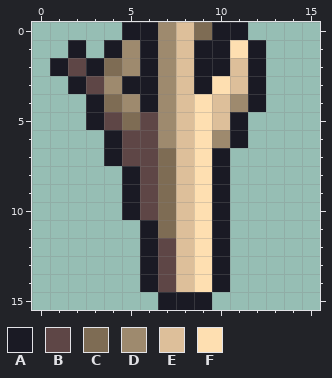
Edited in one commit: pixel-art file (Seokbinggo_Client/Assets/Art/Decorations/tree_0.aseprite). Above is the file before it was changed.
16x16 pixels, 1 frame.
Palette (. is transparent): A #1a1a24  B #5e4646  C #7e6c54  D #9e8a6e  E #ddbf9a  F #fedfb1
Pixels before, first column x 1:
 0 ....AADECAA.
 1 .A.ADADEAAFA
 2 ABACDADEAAEA
 3 .ABDAADEAFEA
 4 ..ACDADEFEDA
 5 ..ABCBDEFEA.
 6 ...ABBDEFDA.
 7 ...ABBCEFA..
 8 ....ABCEFA..
 9 ....ABCEFA..
10 ....ABCEFA..
11 .....ACEFA..
12 .....ABEFA..
13 .....ABEFA..
14 .....ABEFA..
15 ......AAA...
New version:
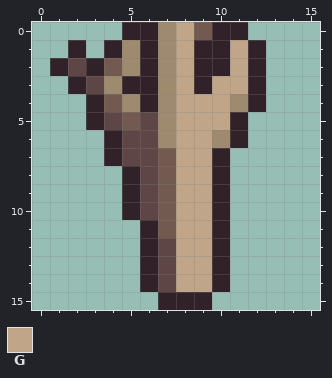
Colours new in this view: G #c0a588
Change:
{"colour":"A","old":"#1a1a24","new":"#31222a"}
{"colour":"C","old":"#7e6c54","new":"#725a51"}
{"y":0,"x":8,"old":"E","new":"G"}
{"y":1,"x":8,"old":"E","new":"G"}
{"y":1,"x":11,"old":"F","new":"G"}
{"y":2,"x":8,"old":"E","new":"G"}
{"y":2,"x":11,"old":"E","new":"G"}
{"y":3,"x":8,"old":"E","new":"G"}
{"y":3,"x":10,"old":"FE","new":"GG"}
{"y":4,"x":8,"old":"EFE","new":"GGG"}
{"y":5,"x":8,"old":"EFE","new":"GGG"}
{"y":6,"x":8,"old":"EF","new":"GG"}
{"y":7,"x":8,"old":"EF","new":"GG"}
{"y":8,"x":8,"old":"EF","new":"GG"}
{"y":9,"x":8,"old":"EF","new":"GG"}
{"y":10,"x":8,"old":"EF","new":"GG"}
{"y":11,"x":8,"old":"EF","new":"GG"}
{"y":12,"x":8,"old":"EF","new":"GG"}
{"y":13,"x":8,"old":"EF","new":"GG"}
{"y":14,"x":8,"old":"EF","new":"GG"}
{"label":"changed","picture_box":[50,22,266,310]}
